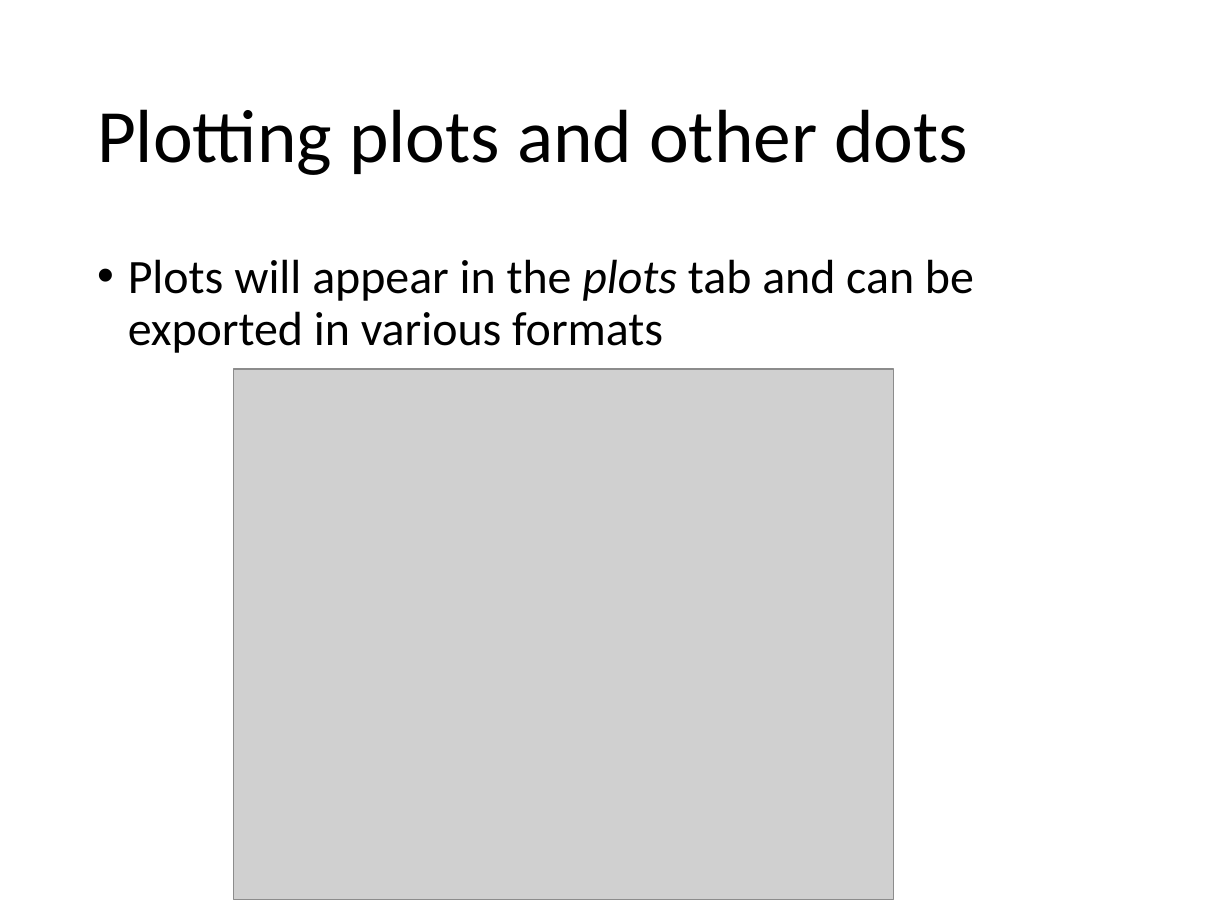
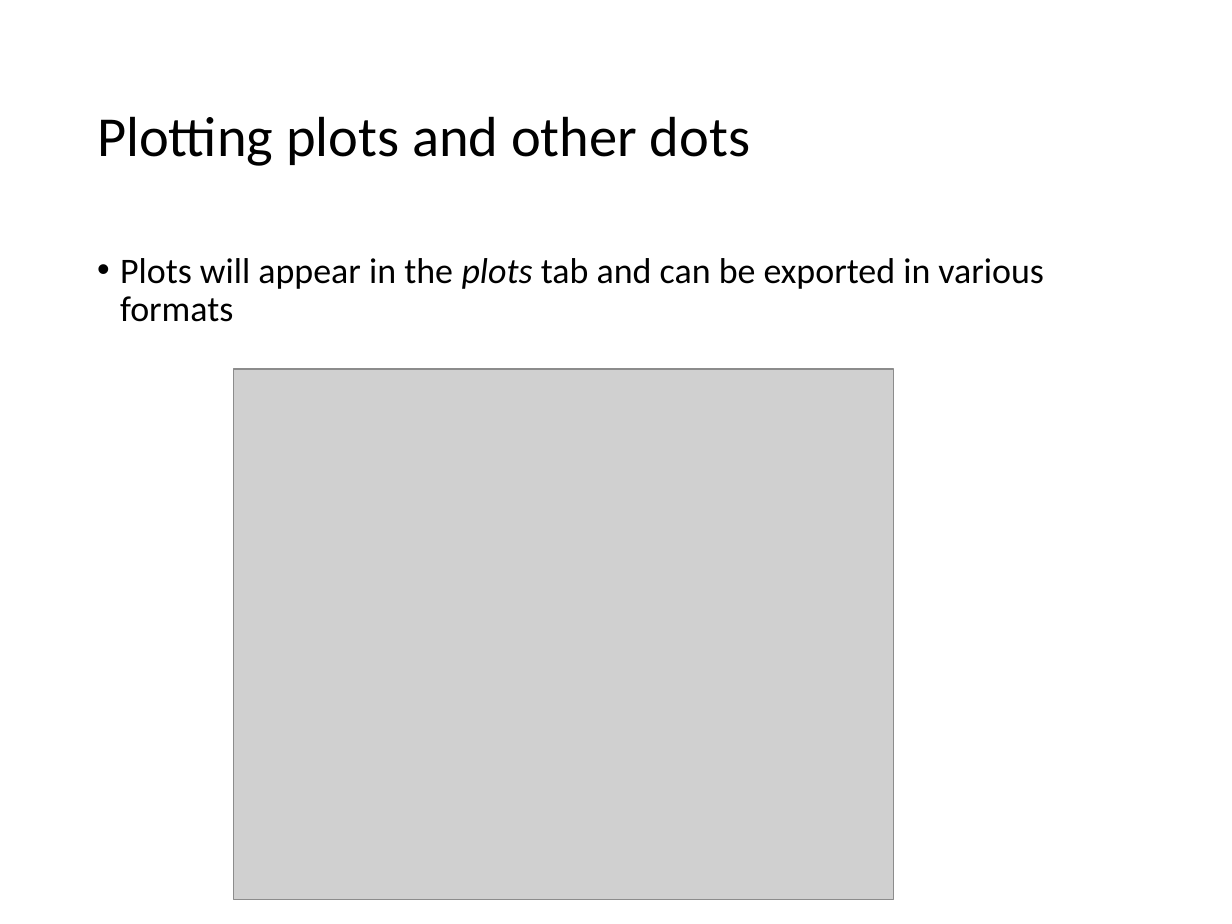
Before and after one commit to krabberod/AeN-workshop-2020, a slide deck: slide 13 of Intro to Rstudio/RStudio_intro.pptx (slide 11 before the commit). Drawn at 1232x924 pixels with LibreOffice and Linux fonts; fonts in the diff are those of the drawing; grey boxes stand for pictures. Boxes give left, top, right and bottom in pixels: in the first picture for what was removed or moved away, otherwise in the second. Text is boxed around its words. In the diff, an @@ line names an element or a change of style, - is before the commit and + after.

```diff
--- a/Intro to Rstudio/RStudio_intro.pptx
+++ b/Intro to Rstudio/RStudio_intro.pptx
@@ title "Plotting plots and other dots" at box(97, 116, 750, 166): size 44 to 33 pt @@
@@ text "Plots will appear in the ..." at box(120, 258, 1044, 322): size 28 to 21 pt; indent changed; less space between paragraphs @@
```
Also in this commit, not shown: 15 other slides changed, 2 slides added, 3 other files.
